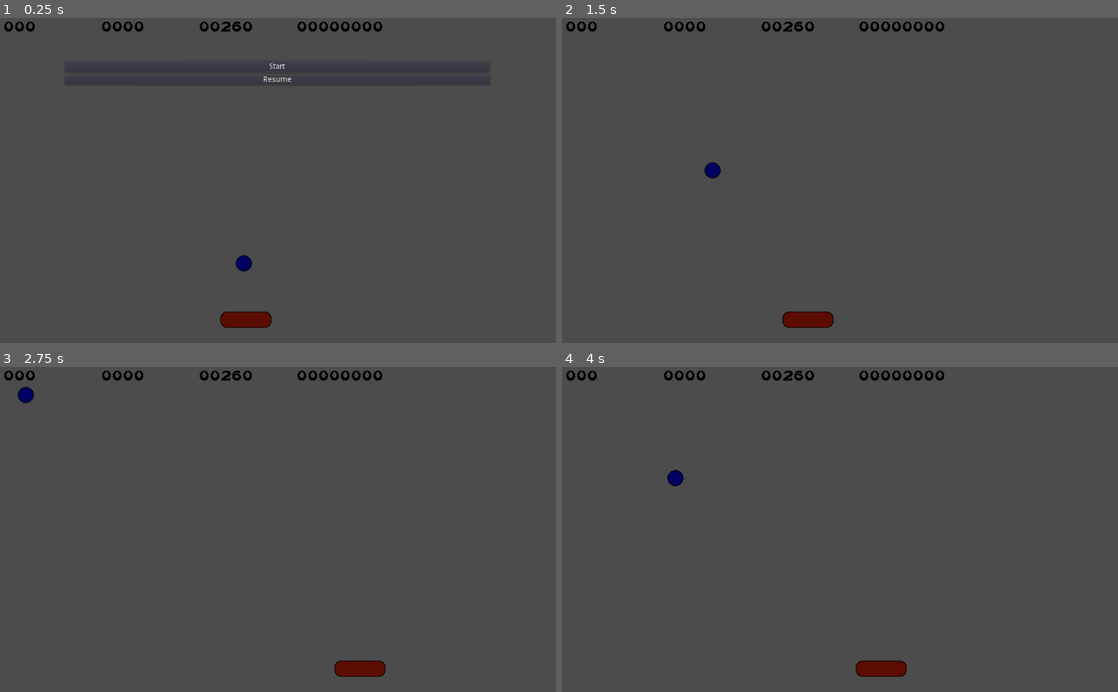
Above: before the commit, frames 1-4 (two rows, left to right).
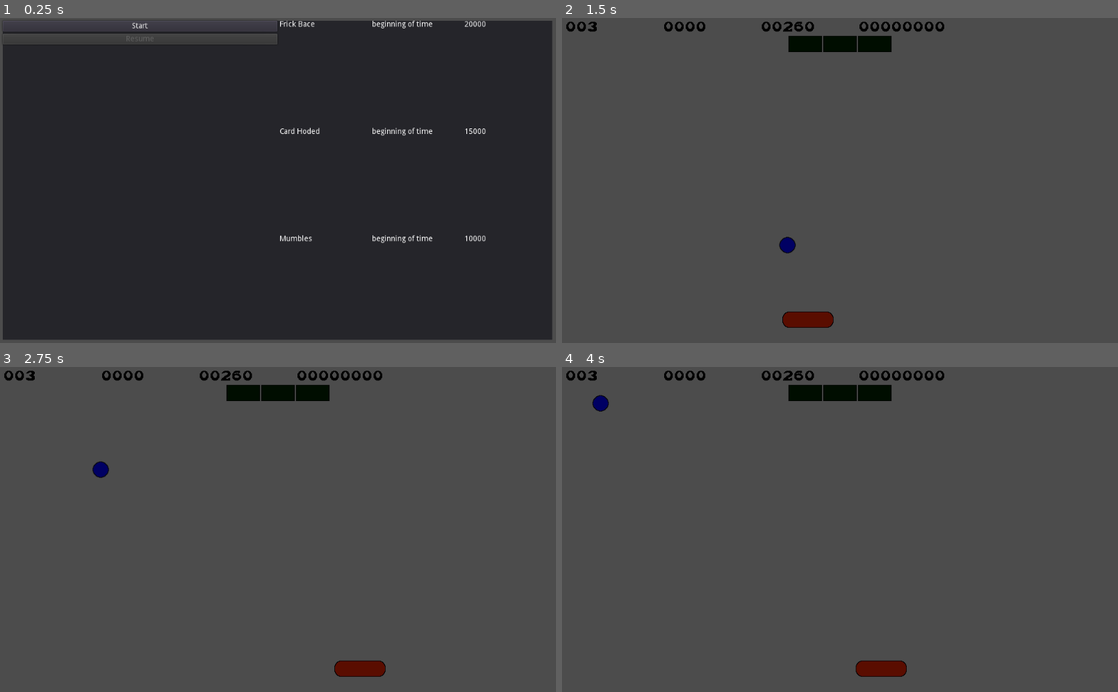
Above: after the commit, the same moments.

Repository: MichaelReel/BrickOut
Game: Godot game, scene res://Root.tscn
Same seed, same stepped clock (60 frames per second), same inputs: the game is played once before the commit and once after it.
Inputs (mouse positions are in pixels of both pictures, inside the frame that each line leads up to):
- Up to frame 1 (0.25 s): no input
- Up to frame 2 (1.5 s): click (840, 79) at 0.5 s, where only the run before the commit has a clickable "Resume"; click (701, 24) at 1.25 s, where only the run after the commit has a clickable "Start"
- Up to frame 3 (2.75 s): hold Right (ui_right) from 2.03 s (still down)
- Up to frame 4 (4 s): release Right (ui_right) at 2.78 s; hold Left (ui_left) 2.78-3.53 s; hold Right (ui_right) from 3.53 s (still down)

The runs differ from the first frame. In frame 1, 91% of the frame differs, in the area x 0-100%, y 0-99%; in frame 2, 1.1%; in frame 3, 1.1%; in frame 4, 1.1%.

Commit message:
Added a very basic persistent (in user space) high-score table.

Diff:
--- a/Root.gd
+++ b/Root.gd
@@ -2,9 +2,11 @@
 
 func _ready():
 	print ("_ready")
+	$MenuScreen.can_resume(false)
 	$MenuScreen.connect("start_button", self, "start_new_game")
 	$MenuScreen.connect("resume_button", self, "resume")
 	$PlayField.connect("pause_button", self, "pause")
+	$PlayField.connect("game_cleared", self, "game_cleared")
 	pause()
 
 func pause():
@@ -21,4 +23,10 @@
 	print ("Start signal received")
 	$PlayField.get_tree().paused = false
 	$PlayField.reset()
+	$MenuScreen.can_resume(true)
 	$MenuScreen.visible = false
+
+func game_cleared(score : int):
+	pause()
+	$MenuScreen.can_resume(false)
+	$MenuScreen.game_cleared(score)
--- a/game/PlayField.gd
+++ b/game/PlayField.gd
@@ -1,6 +1,10 @@
 extends Node2D
 
 signal pause_button
+signal game_cleared
+
+func _ready():
+	$BrickArray.connect("bricks_cleared", self, "game_complete")
 
 func reset():
 	$Paddle.reset()
@@ -10,3 +14,6 @@
 func _physics_process(delta):
 	if Input.is_action_pressed('ui_cancel'):
 		emit_signal("pause_button")
+
+func game_complete(score : int):
+	emit_signal("game_cleared", score)
--- a/game/ball/Ball.gd
+++ b/game/ball/Ball.gd
@@ -42,7 +42,6 @@
 	hud.update_lost_balls(balls_lost)
 	hud.update_ball_speed(speed)
 
-
 func _physics_process(delta):
 	var collision : KinematicCollision2D = move_and_collide(velocity * delta)
 	if collision:
--- a/game/brick/BrickArray.gd
+++ b/game/brick/BrickArray.gd
@@ -1,8 +1,10 @@
 extends Node2D
 
-export (int) var max_bricks_per_row   = 16
-export (int) var max_brick_rows       = 7
+export (int) var max_bricks_per_row   = 3 # 17
+export (int) var max_brick_rows       = 1 # 5
 export (Vector2) var brick_dimensions = Vector2(64,32)
+
+signal bricks_cleared
 
 var center_of_bricks : Vector2
 var brick_list : Array
@@ -61,7 +63,9 @@
 	if (brick_list.size() == 0):
 		# Doesn't stop the ball here, but on the next collision
 		ball.speed = 0
+		ball.velocity = Vector2()
 		# Add/Display score, ect
+		emit_signal("bricks_cleared", score)
 
 	else:
 		ball.speed += 10
--- a/menu/Menu.gd
+++ b/menu/Menu.gd
@@ -3,11 +3,26 @@
 signal start_button
 signal resume_button
 
+var last_high_score
+
+func _ready():
+	$GetNamePopup.connect("name_entered", self, "high_score_name_entered")
+
 func _on_Start_pressed():
 	print ("Start Button Pressed")
 	emit_signal("start_button")
 
-
 func _on_ResumeButton_pressed():
 	print ("Resume Button Pressed")
 	emit_signal("resume_button")
+
+func game_cleared(score : int):
+	 # TODO: Think about passing the high score to the popup:
+	last_high_score = score
+	$GetNamePopup.popup()
+
+func can_resume(enabled : bool):
+	$Panel/HBoxContainer/VBoxContainer/ResumeButton.disabled = !enabled
+
+func high_score_name_entered(name: String):
+	$Panel/HBoxContainer/HighScore.insert_new_highscore(name, last_high_score)
--- a/menu/Menu.tscn
+++ b/menu/Menu.tscn
@@ -1,32 +1,66 @@
-[gd_scene load_steps=2 format=2]
+[gd_scene load_steps=4 format=2]
 
 [ext_resource path="res://menu/Menu.gd" type="Script" id=1]
+[ext_resource path="res://menu/high_score/HighScore.gd" type="Script" id=2]
+[ext_resource path="res://menu/high_score/NameDialog.tscn" type="PackedScene" id=3]
 
 [node name="MenuScreen" type="MarginContainer"]
 pause_mode = 2
 anchor_right = 1.0
 anchor_bottom = 1.0
-custom_constants/margin_right = 120
-custom_constants/margin_top = 80
-custom_constants/margin_left = 120
-custom_constants/margin_bottom = 80
+custom_constants/margin_right = 5
+custom_constants/margin_top = 5
+custom_constants/margin_left = 5
+custom_constants/margin_bottom = 5
 script = ExtResource( 1 )
 
-[node name="VBoxContainer" type="VBoxContainer" parent="."]
-margin_left = 120.0
-margin_top = 80.0
-margin_right = 904.0
-margin_bottom = 520.0
+[node name="Panel" type="Panel" parent="."]
+margin_left = 5.0
+margin_top = 5.0
+margin_right = 1019.0
+margin_bottom = 595.0
+size_flags_horizontal = 3
+size_flags_vertical = 3
 
-[node name="StartButton" type="Button" parent="VBoxContainer"]
-margin_right = 784.0
+[node name="HBoxContainer" type="GridContainer" parent="Panel"]
+margin_right = 1015.0
+margin_bottom = 589.0
+size_flags_horizontal = 3
+size_flags_vertical = 3
+columns = 2
+
+[node name="VBoxContainer" type="VBoxContainer" parent="Panel/HBoxContainer"]
+margin_right = 505.0
+margin_bottom = 589.0
+size_flags_horizontal = 3
+size_flags_vertical = 3
+
+[node name="StartButton" type="Button" parent="Panel/HBoxContainer/VBoxContainer"]
+margin_right = 505.0
 margin_bottom = 20.0
 text = "Start"
 
-[node name="ResumeButton" type="Button" parent="VBoxContainer"]
+[node name="ResumeButton" type="Button" parent="Panel/HBoxContainer/VBoxContainer"]
 margin_top = 24.0
-margin_right = 784.0
+margin_right = 505.0
 margin_bottom = 44.0
 text = "Resume"
-[connection signal="pressed" from="VBoxContainer/StartButton" to="." method="_on_Start_pressed"]
-[connection signal="pressed" from="VBoxContainer/ResumeButton" to="." method="_on_ResumeButton_pressed"]
+
+[node name="HighScore" type="GridContainer" parent="Panel/HBoxContainer"]
+margin_left = 509.0
+margin_right = 1014.0
+margin_bottom = 589.0
+size_flags_horizontal = 3
+size_flags_vertical = 3
+columns = 3
+script = ExtResource( 2 )
+
+[node name="GetNamePopup" parent="." instance=ExtResource( 3 )]
+anchor_right = 0.0
+anchor_bottom = 0.0
+margin_left = 5.0
+margin_top = 5.0
+margin_right = 1019.0
+margin_bottom = 595.0
+[connection signal="pressed" from="Panel/HBoxContainer/VBoxContainer/StartButton" to="." method="_on_Start_pressed"]
+[connection signal="pressed" from="Panel/HBoxContainer/VBoxContainer/ResumeButton" to="." method="_on_ResumeButton_pressed"]
--- /dev/null
+++ b/menu/high_score/HighScore.gd
@@ -0,0 +1,62 @@
+extends GridContainer
+
+var high_score_table : Array
+export (String) var file_name = "highscores.json"
+
+func _ready():
+	load_high_scores()
+	display_high_scores()
+
+func load_high_scores():
+	print ("'Loading' high scores")
+	var scores_file = File.new()
+	if not scores_file.file_exists("user://" + file_name):
+		# No such file exists, create 'empty' table
+		setup_mock_highscores()
+		save_high_scores()
+	else:
+		scores_file.open("user://" + file_name, File.READ)
+		high_score_table = parse_json(scores_file.get_line())
+
+func insert_new_highscore(name : String, score : int):
+	print ("Inserting highscore: " + name + " : " + str(score))
+	place_sorted_highscore({ "name" : name, "date" : "beginning of time", "score" : score })
+	save_high_scores()
+	display_high_scores()
+
+func save_high_scores():
+	print ("'Saving' high scores")
+	var scores_file = File.new()
+	scores_file.open("user://" + file_name, File.WRITE)
+	scores_file.store_line(to_json(high_score_table))
+	scores_file.close()
+
+func display_high_scores():
+	for child in get_children():
+		child.queue_free()
+	for score_entry in high_score_table:
+		var name_label = create_field(score_entry["name"])
+		var date_label = create_field(score_entry["date"])
+		var score_label = create_field(str(score_entry["score"]))
+
+func create_field(text : String):
+	var label = RichTextLabel.new()
+	label.size_flags_vertical = SIZE_EXPAND_FILL
+	label.size_flags_horizontal = SIZE_EXPAND_FILL
+	label.text = text
+	self.add_child(label)
+
+func setup_mock_highscores():
+	high_score_table = []
+	place_sorted_highscore({ "name" : "Frick Bace", "date" : "beginning of time", "score" : 20000 })
+	place_sorted_highscore({ "name" : "Card Hoded", "date" : "beginning of time", "score" : 15000 })
+	place_sorted_highscore({ "name" : "Mumbles", "date" : "beginning of time", "score" : 10000 })
+
+func place_sorted_highscore(highscore : Dictionary):
+	var ind = high_score_table.bsearch_custom(highscore, self, "high_score_sort")
+	high_score_table.insert(ind, highscore)
+
+func high_score_sort(a : Dictionary, b : Dictionary):
+	var score_a = a["score"]
+	var score_b = b["score"]
+	return score_a > score_b
--- /dev/null
+++ b/menu/high_score/NameDialog.gd
@@ -0,0 +1,6 @@
+extends AcceptDialog
+
+signal name_entered
+
+func _on_Control_confirmed():
+	emit_signal("name_entered", $LineEdit.text)
--- /dev/null
+++ b/menu/high_score/NameDialog.tscn
@@ -0,0 +1,18 @@
+[gd_scene load_steps=2 format=2]
+
+[ext_resource path="res://menu/high_score/NameDialog.gd" type="Script" id=1]
+
+[node name="Control" type="AcceptDialog"]
+anchor_right = 1.0
+anchor_bottom = 1.0
+dialog_text = "Enter name for highscore table:"
+script = ExtResource( 1 )
+
+[node name="LineEdit" type="LineEdit" parent="."]
+margin_left = 8.0
+margin_top = 22.0
+margin_right = 1016.0
+margin_bottom = 564.0
+placeholder_text = "Name"
+caret_blink = true
+[connection signal="confirmed" from="." to="." method="_on_Control_confirmed"]
--- a/project.godot
+++ b/project.godot
@@ -36,6 +36,10 @@
 run/main_scene="res://Root.tscn"
 config/icon="res://icon.png"
 
+[display]
+
+window/size/resizable=false
+
 [rendering]
 
 quality/driver/driver_name="GLES2"
